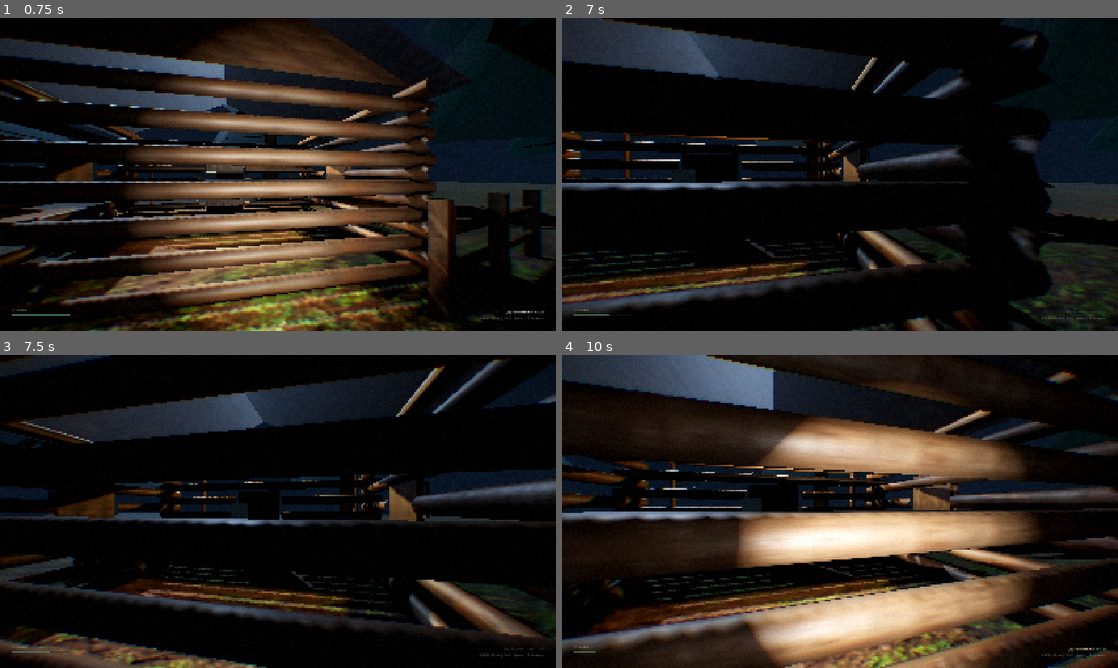
Above: before the commit, frames 1-4 (two rows, left to right).
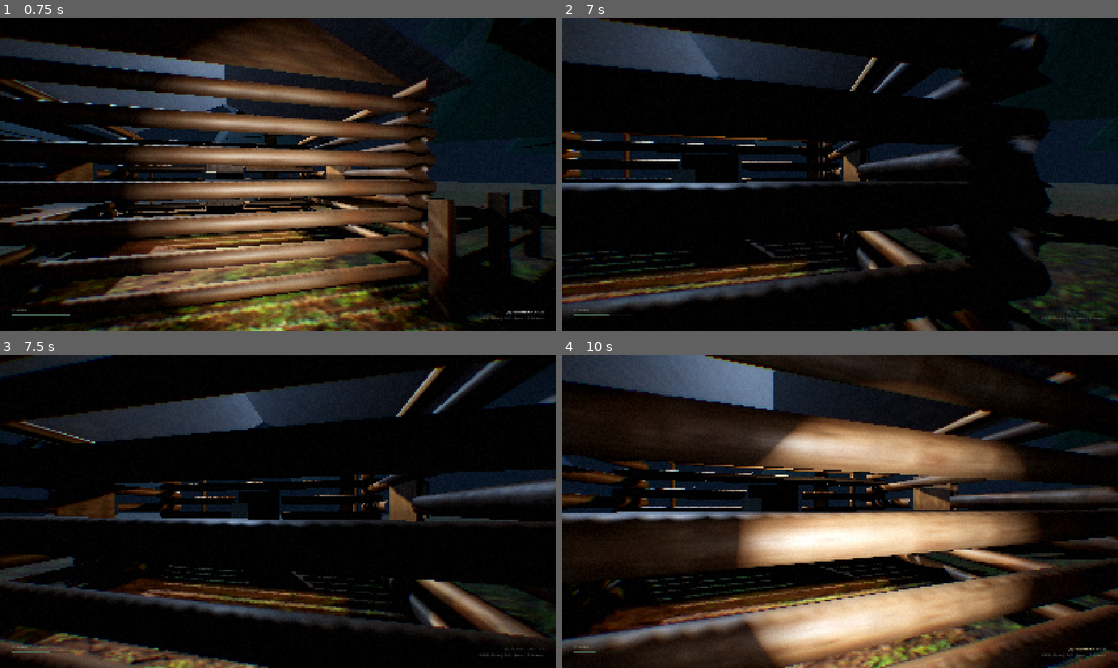
Above: after the commit, the same moments.

Repository: jakej985-rgb/the-black-pines
Game: Godot game, scene res://scenes/main/main.tscn
Two runs of this game, one before a commit and one after it. Both use one fixed random seed, a clock stepped at 60 frames per second and the inputs below.
Inputs (mouse positions are in pixels of both pictures, inside the frame that each line leads up to):
- Up to frame 1 (0.75 s): tap Enter at 0.5 s; move the mouse to (305, 174) at 0.52 s; hold W (move_forward) from 0.53 s (still down); hold E (interact) from 0.53 s (still down)
- Up to frame 2 (7 s): tap Space (jump) at 0.77, 1.52, 3.02, 3.77, 4.52, 6.02, 6.77 s; move the mouse to (812, 174) at 1.27 s; release E (interact) at 1.28 s; tap Shift (sprint) at 1.35, 5.85 s; move the mouse to (851, 168) at 2.02 s; hold F (toggle_flashlight) 2.03-2.78 s; move the mouse to (834, 180) at 2.77 s; tap E (interact) at 2.85 s; move the mouse to (878, 177) at 3.52 s; hold Shift (sprint) 3.53-4.28 s; move the mouse to (795, 171) at 4.27 s; tap F (toggle_flashlight) at 4.35 s; move the mouse to (845, 174) at 5.02 s; hold E (interact) 5.03-5.78 s; move the mouse to (817, 168) at 5.77 s; release W (move_forward) at 5.78 s; hold D (move_right) 5.78-6.53 s; move the mouse to (867, 174) at 6.52 s; hold W (move_forward) from 6.53 s (still down); hold F (toggle_flashlight) from 6.53 s (still down)
- Up to frame 3 (7.5 s): keep holding W (move_forward); move the mouse to (250, 511) at 7.27 s; release F (toggle_flashlight) at 7.28 s; tap E (interact) at 7.35 s
- Up to frame 4 (10 s): tap Space (jump) at 7.52, 9.02, 9.77 s; move the mouse to (851, 505) at 8.02 s; hold Shift (sprint) 8.03-8.78 s; move the mouse to (834, 517) at 8.77 s; release W (move_forward) at 8.78 s; hold A (move_left) 8.78-9.53 s; tap F (toggle_flashlight) at 8.85 s; move the mouse to (878, 514) at 9.52 s; hold W (move_forward) from 9.53 s (still down); hold E (interact) from 9.53 s (still down)

Frame 1 is identical in both runs. In frame 2, 0.3% of the frame differs, in the area x 1-89%, y 0-86%; in frame 3, 0.2%; in frame 4, 0.5%, in the area x 0-100%, y 0-100%.

Commit message:
fix: Add physical perimeter collision barriers and out-of-bounds fall recovery

Diff:
--- a/scenes/world/forest.tscn
+++ b/scenes/world/forest.tscn
@@ -22,6 +22,7 @@
 [ext_resource type="PackedScene" path="res://scenes/world/rock_outcrop.tscn" id="20_rock_outcrop"]
 [ext_resource type="PackedScene" path="res://scenes/world/rock_craggy.tscn" id="21_rock_craggy"]
 [ext_resource type="PackedScene" path="res://scenes/world/rock_flat_slab.tscn" id="22_rock_slab"]
+[ext_resource type="PackedScene" path="res://scenes/world/map_boundaries.tscn" id="23_boundaries"]
 
 
 [sub_resource type="ProceduralSkyMaterial" id="ProceduralSkyMaterial_night"]
@@ -88,6 +89,8 @@
 [node name="MeshInstance3D" type="MeshInstance3D" parent="Ground"]
 mesh = SubResource("BoxMesh_ground")
 
+[node name="MapBoundaries" parent="." instance=ExtResource("23_boundaries")]
+
 [node name="RangerStation" parent="." instance=ExtResource("2_cabin")]
 transform = Transform3D(1, 0, 0, 0, 1, 0, 0, 0, 1, 0, 0, 10)
 
--- /dev/null
+++ b/scenes/world/map_boundaries.tscn
@@ -0,0 +1,67 @@
+[gd_scene load_steps=6 format=3 uid="uid://map_boundaries_01"]
+
+[ext_resource type="PackedScene" path="res://assets/imported/rock_07/rock_07_1k.gltf" id="1_cliff_rock"]
+[ext_resource type="PackedScene" path="res://scenes/world/fence_post.tscn" id="2_fence"]
+
+[sub_resource type="BoxShape3D" id="BoxShape3D_ns_wall"]
+size = Vector3(140, 25, 6)
+
+[sub_resource type="BoxShape3D" id="BoxShape3D_ew_wall"]
+size = Vector3(6, 25, 140)
+
+[sub_resource type="BoxShape3D" id="BoxShape3D_hazard_zone"]
+size = Vector3(138, 8, 138)
+
+[node name="MapBoundaries" type="Node3D"]
+
+[node name="PerimeterColliders" type="StaticBody3D" parent="."]
+collision_layer = 1
+collision_mask = 1
+
+[node name="NorthWall" type="CollisionShape3D" parent="PerimeterColliders"]
+transform = Transform3D(1, 0, 0, 0, 1, 0, 0, 0, 1, 0, 12, -67)
+shape = SubResource("BoxShape3D_ns_wall")
+
+[node name="SouthWall" type="CollisionShape3D" parent="PerimeterColliders"]
+transform = Transform3D(1, 0, 0, 0, 1, 0, 0, 0, 1, 0, 12, 67)
+shape = SubResource("BoxShape3D_ns_wall")
+
+[node name="EastWall" type="CollisionShape3D" parent="PerimeterColliders"]
+transform = Transform3D(1, 0, 0, 0, 1, 0, 0, 0, 1, 67, 12, 0)
+shape = SubResource("BoxShape3D_ew_wall")
+
+[node name="WestWall" type="CollisionShape3D" parent="PerimeterColliders"]
+transform = Transform3D(1, 0, 0, 0, 1, 0, 0, 0, 1, -67, 12, 0)
+shape = SubResource("BoxShape3D_ew_wall")
+
+[node name="PerimeterVisuals" type="Node3D" parent="."]
+
+[node name="CliffNorth1" parent="PerimeterVisuals" instance=ExtResource("1_cliff_rock")]
+transform = Transform3D(3.5, 0, 0, 0, 4.5, 0, 0, 0, 3.0, -25, 0, -64)
+
+[node name="CliffNorth2" parent="PerimeterVisuals" instance=ExtResource("1_cliff_rock")]
+transform = Transform3D(4.0, 0, 0, 0, 5.0, 0, 0, 0, 3.2, 0, 0, -65)
+
+[node name="CliffNorth3" parent="PerimeterVisuals" instance=ExtResource("1_cliff_rock")]
+transform = Transform3D(3.8, 0, 0, 0, 4.8, 0, 0, 0, 3.0, 28, 0, -64)
+
+[node name="CliffWest1" parent="PerimeterVisuals" instance=ExtResource("1_cliff_rock")]
+transform = Transform3D(3.2, 0, 0, 0, 4.5, 0, 0, 0, 3.5, -64, 0, -25)
+
+[node name="CliffWest2" parent="PerimeterVisuals" instance=ExtResource("1_cliff_rock")]
+transform = Transform3D(3.5, 0, 0, 0, 5.2, 0, 0, 0, 3.8, -65, 0, 10)
+
+[node name="CliffEast1" parent="PerimeterVisuals" instance=ExtResource("1_cliff_rock")]
+transform = Transform3D(3.2, 0, 0, 0, 4.5, 0, 0, 0, 3.5, 64, 0, -15)
+
+[node name="CliffSouth1" parent="PerimeterVisuals" instance=ExtResource("1_cliff_rock")]
+transform = Transform3D(4.0, 0, 0, 0, 4.5, 0, 0, 0, 3.0, -15, 0, 64)
+
+[node name="CliffSouth2" parent="PerimeterVisuals" instance=ExtResource("1_cliff_rock")]
+transform = Transform3D(3.5, 0, 0, 0, 4.5, 0, 0, 0, 3.2, 20, 0, 64)
+
+[node name="FenceSouth1" parent="PerimeterVisuals" instance=ExtResource("2_fence")]
+transform = Transform3D(1, 0, 0, 0, 1, 0, 0, 0, 1, 0, 0, 62)
+
+[node name="FenceEast1" parent="PerimeterVisuals" instance=ExtResource("2_fence")]
+transform = Transform3D(0, 0, 1, 0, 1, 0, -1, 0, 0, 62, 0, 5)
--- a/scripts/player/player.gd
+++ b/scripts/player/player.gd
@@ -134,6 +134,10 @@
 		velocity.z = move_toward(velocity.z, 0, deceleration * delta * 4.0)
 
 	move_and_slide()
+
+	# Out-of-bounds fall recovery
+	if global_position.y < -12.0:
+		_respawn_from_fall()
 
 	# Footstep audio
 	var horiz_vel := Vector2(velocity.x, velocity.z).length()
@@ -252,3 +256,9 @@
 			var ev = InputEventKey.new()
 			ev.physical_keycode = default_actions[action]
 			InputMap.action_add_event(action, ev)
+
+func _respawn_from_fall() -> void:
+	global_position = Vector3(0.0, 1.2, 5.0)
+	velocity = Vector3.ZERO
+	trigger_flashlight_flicker(1.5)
+	notification_posted.emit("The dense fog and steep ravine drop turn you back towards Ranger Station #04.")
